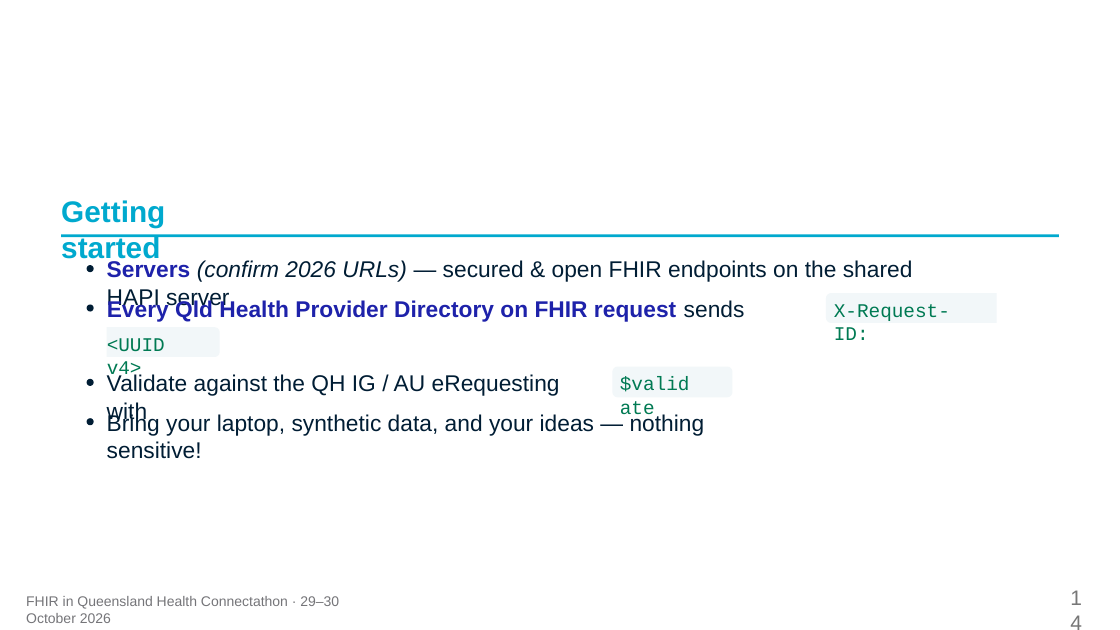
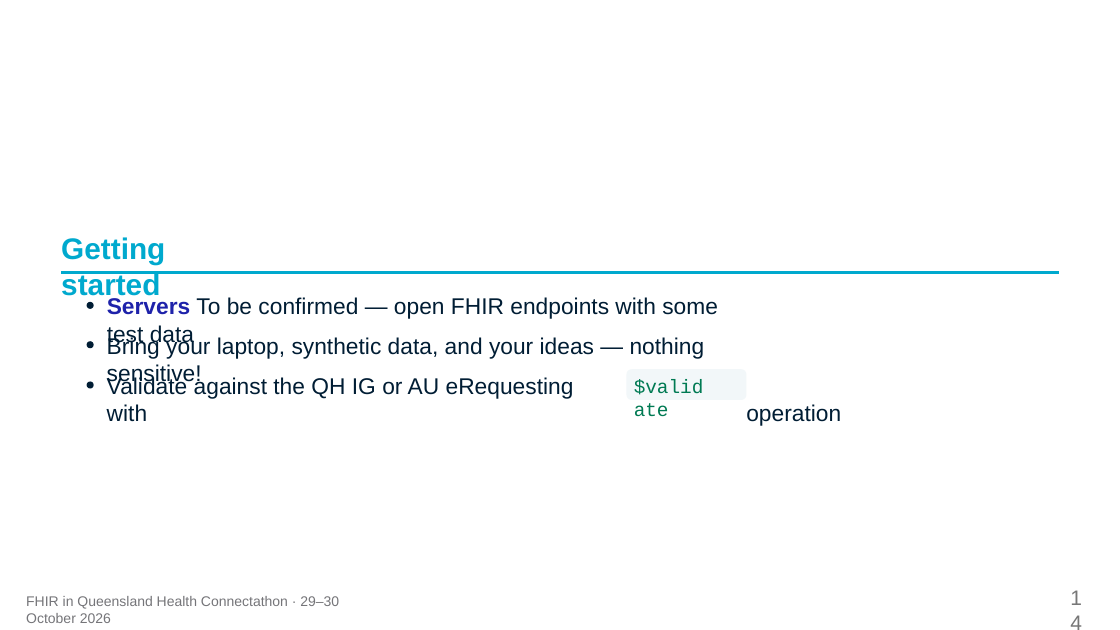
Before and after one commit to aehrc/qh-connectathon, a slide deck: slide 14 of 2026-10-29/2-FHIR-For-Services/Track2-KickOff-Deck.pptx. Drawn at 1120x630 pixels with LibreOffice and Linux fonts; fonts in the diff are those of the drawing. Boxes give left, top, right and bottom in pixels: in the first picture for what was removed or moved away, otherwise in the second. Text is boxed around its words. In the diff, an @@ line names an element or a change of style, - is before the commit and + after.

```diff
--- a/2026-10-29/2-FHIR-For-Services/Track2-KickOff-Deck.pptx
+++ b/2026-10-29/2-FHIR-For-Services/Track2-KickOff-Deck.pptx
@@ text "Getting started": place and size @@
-text "Getting started" at box(61, 200, 165, 264)
+text "Getting started" at box(61, 237, 165, 300)
@@ text removed at box(107, 260, 913, 310) @@
-Servers (conﬁrm 2026 URLs) — secured & open FHIR endpoints on the shared HAPI server
@@ freeform shape: place and size @@
-freeform shape at box(61, 234, 1060, 237)
+freeform shape at box(61, 271, 1060, 274)
@@ text removed at box(107, 299, 745, 322) @@
-Every Qld Health Provider Directory on FHIR request sends header
@@ text added at box(107, 297, 718, 346), 19.5 pt, text #001D34 @@
+Servers To be conﬁrmed — open FHIR endpoints with some test data
@@ freeform shape removed at box(826, 293, 996, 323) @@
@@ freeform shape at box(87, 302, 93, 308): outline redrawn @@
@@ freeform shape removed at box(107, 328, 219, 357) @@
@@ text removed at box(834, 304, 950, 340) @@
-X-Request-ID:
@@ freeform shape: place and size @@
-freeform shape at box(87, 266, 93, 272)
+freeform shape at box(87, 341, 93, 348)
@@ text "Bring your laptop, synthetic data, ...": place and size @@
-text "Bring your laptop, synthetic data, ..." at box(107, 413, 705, 436)
+text "Bring your laptop, synthetic data, ..." at box(107, 336, 705, 359)
@@ text removed at box(107, 338, 165, 381) @@
-<UUID v4>
@@ freeform shape at box(87, 381, 93, 388): outline redrawn @@
@@ text at box(107, 376, 574, 422): text changed @@
-Validate against the QH IG / AU eRequesting with
+Validate against the QH IG or AU eRequesting with
@@ freeform shape: place and size @@
-freeform shape at box(613, 366, 733, 397)
+freeform shape at box(627, 370, 747, 400)
@@ text "$validate": place and size @@
-text "$validate" at box(620, 371, 691, 393)
+text "$validate" at box(634, 374, 706, 396)
@@ freeform shape removed at box(87, 418, 93, 425) @@
@@ text added at box(746, 404, 841, 426), 19.5 pt, text #001D34 @@
+operation
```
Also in this commit, not shown: 7 other slides changed, 5 other files.
